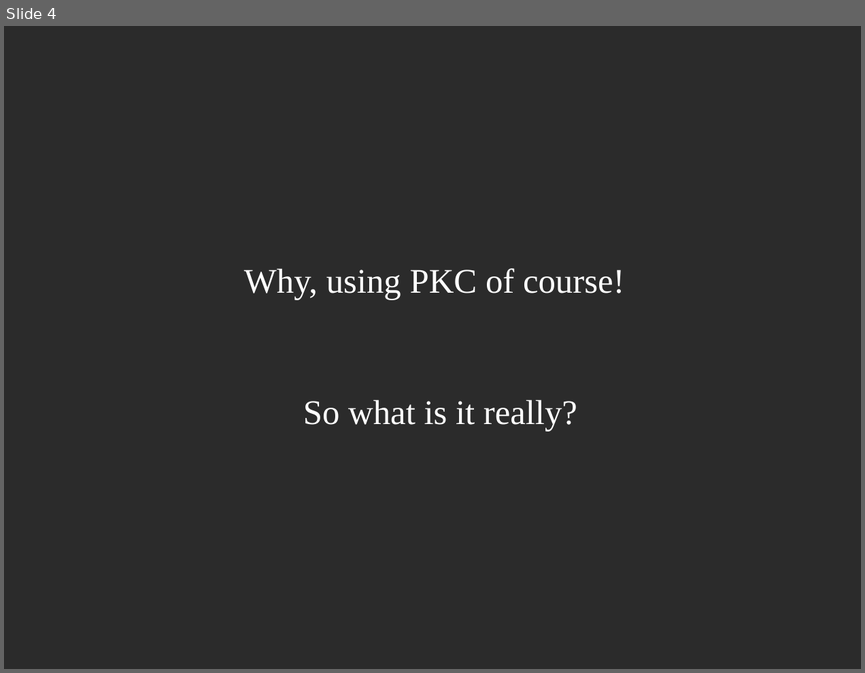
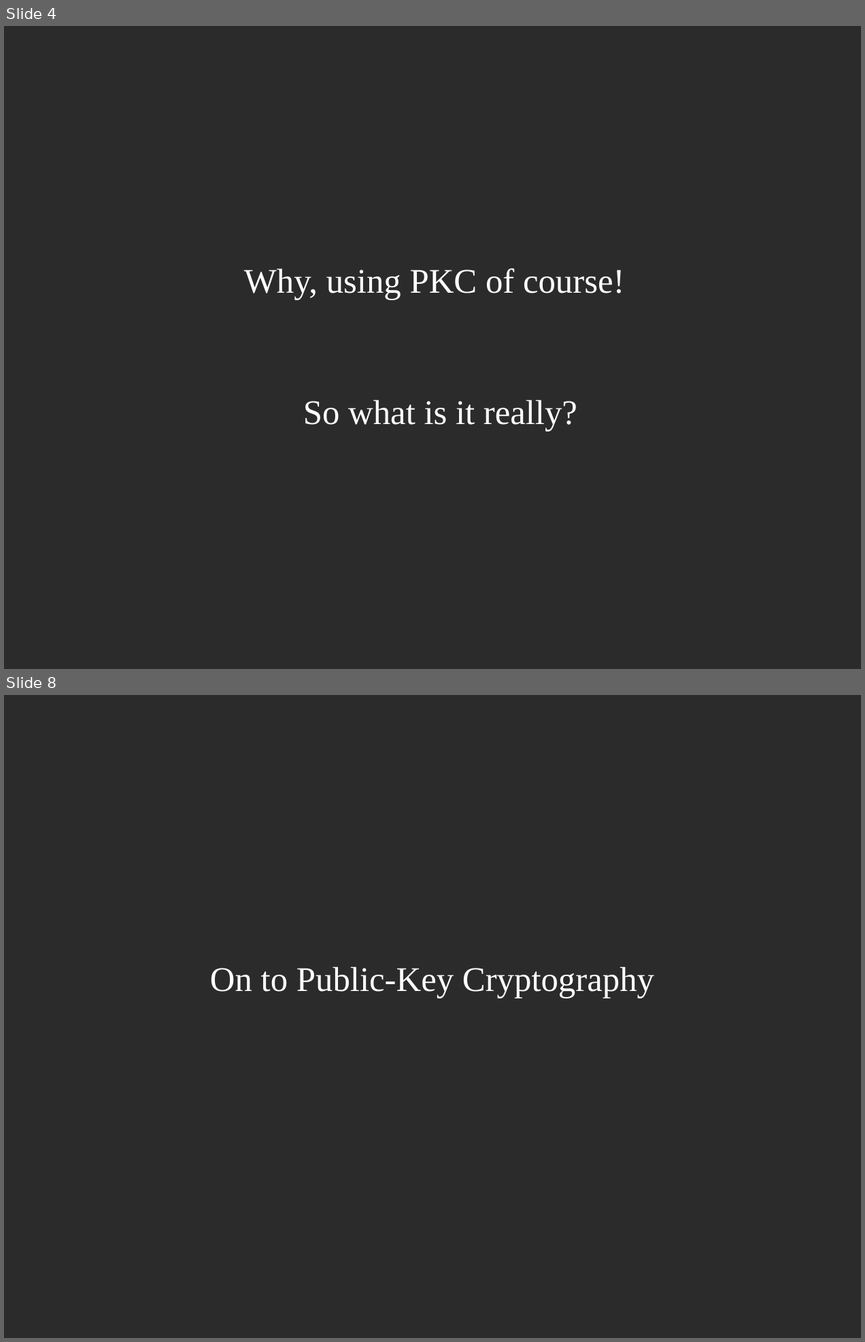
Before and after one commit to spmadden/sse-talks, a slide deck: PKS Talk.odp. Shown one above the other, each under a label of ours: slide 4 before the commit, slides 4 and 8 after it; the slides between them are not shown. The pictures are 865x673 and 865x1342 pixels, drawn with LibreOffice and Linux fonts; fonts in the diff are those of the drawing; background and template pictures are left out; a plain dark background stands for a picture behind light text. Boxes give left, top, right and bottom in pixels: in the first picture for what was removed or moved away, otherwise in the second. Text is boxed around its words. In the diff, an @@ line names an element or a change of style, - is before the commit and + after.

```diff
--- a/PKS Talk.odp
+++ b/PKS Talk.odp
@@ slide 8 added at (4,695,861,1338), background picture (left out) @@
@@ subtitle added at (210,966,654,998), 32 pt, text #FFFFFF @@
+On to Public-Key Cryptography
```
Also in this commit, not shown: 5 other slides added, 1 slide removed.
